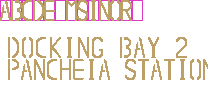
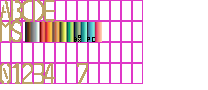
Layers edited between the first and the second w=208, h=90 image:
showed "Colours copy" over [left=25, top=22, right=102, bottom=42]
painted on "alphabet" over [left=0, top=0, right=132, bottom=84]
painted on "helper" over [left=0, top=0, right=143, bottom=84]
hid "pancheia station" over [left=8, top=59, right=208, bottom=80]
hid "Docking Bay_caps" over [left=7, top=37, right=187, bottom=58]
